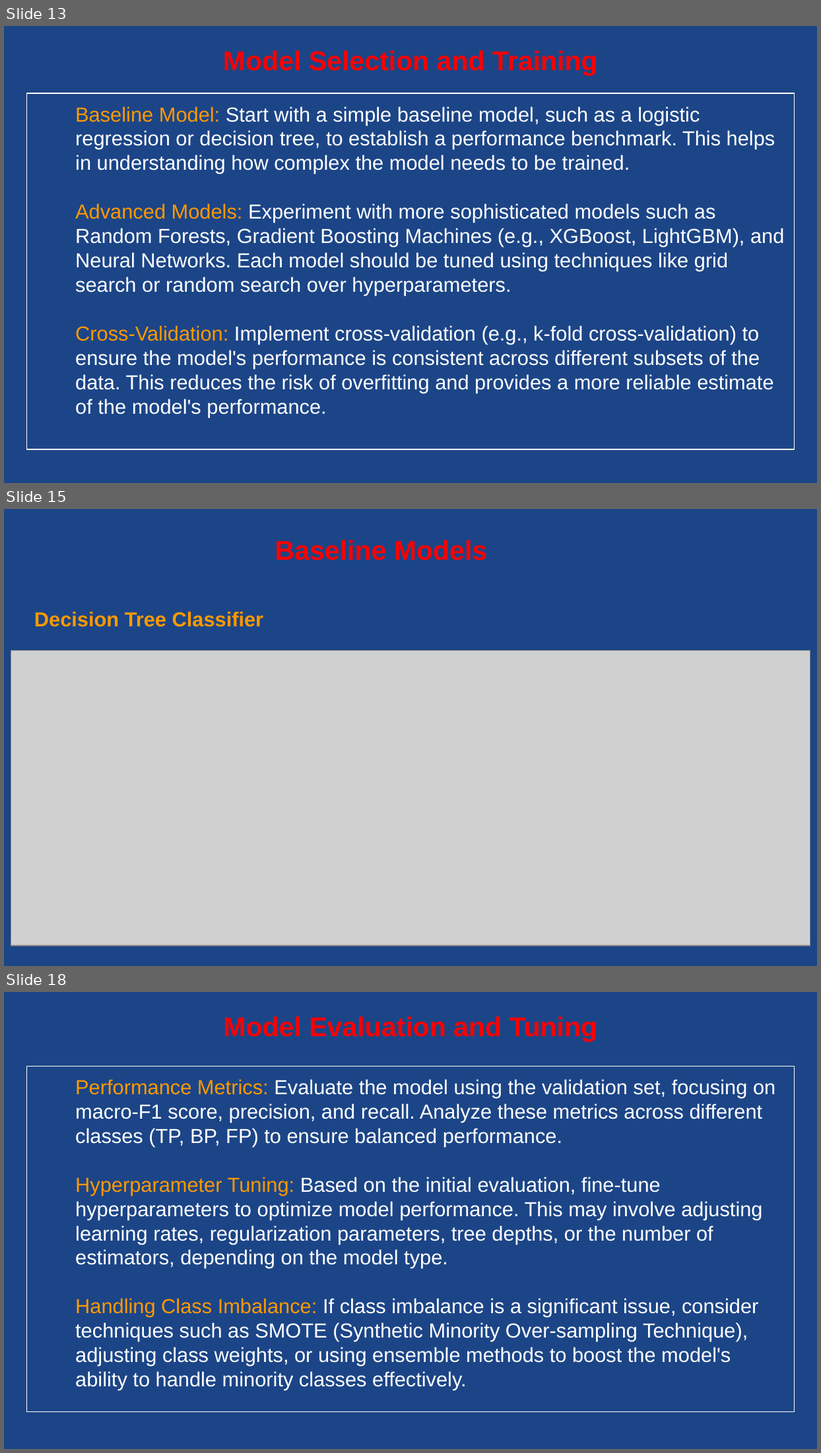
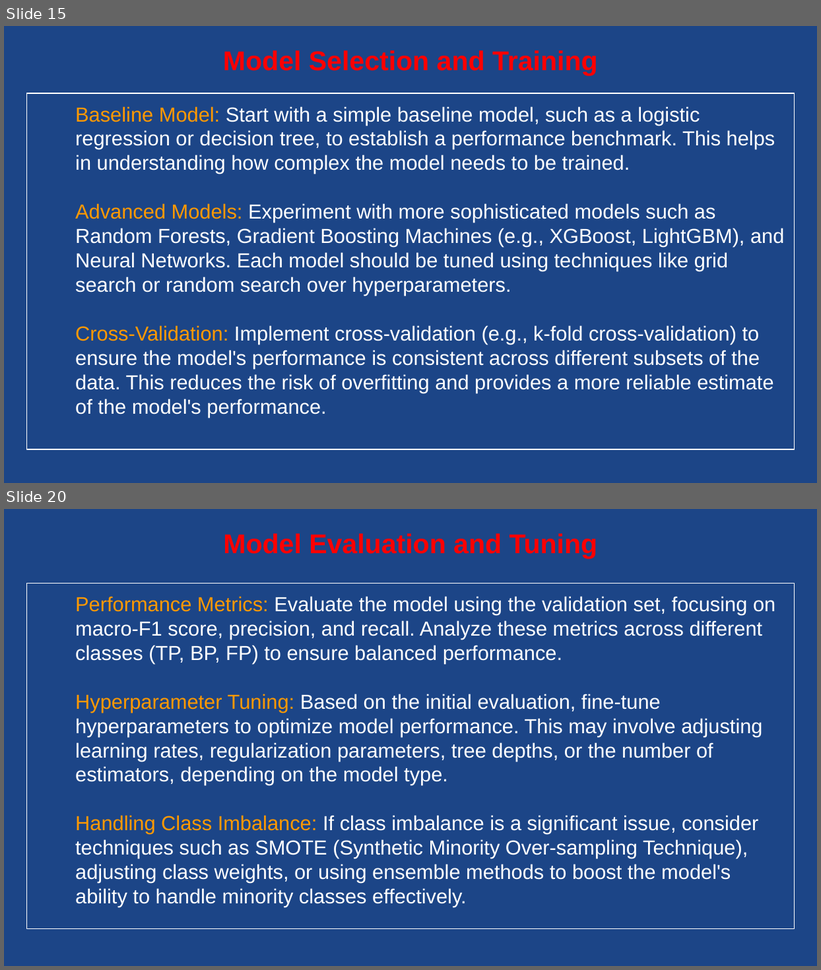
Before and after one commit to Gengatharan1/Gengatharan1-ds_microsoft_cybersecurity_analysis, a slide deck: Microsoft Cybersecurity Incident.pptx. Shown one above the other, each under a label of ours: slides 13, 15 and 18 before the commit, slides 15 and 20 after it; the slides between them are not shown. The pictures are 821x1453 and 821x970 pixels, drawn with LibreOffice and Linux fonts; fonts in the diff are those of the drawing; grey boxes stand for pictures. Boxes give left, top, right and bottom in pixels: in the first picture for what was removed or moved away, otherwise in the second. Text is boxed around its words. In the diff, an @@ line names an element or a change of style, - is before the commit and + after.

```diff
--- a/Microsoft Cybersecurity Incident.pptx
+++ b/Microsoft Cybersecurity Incident.pptx
@@ slide 15 removed at [4, 509, 817, 966], background #1C4587 @@
@@ text removed at [275, 540, 487, 560] @@
-Baseline Models
@@ title removed at [34, 611, 264, 627] @@
-Decision Tree Classifier
@@ picture removed at [11, 650, 810, 946] @@
@@ what was slide 13 is now slide 15 @@
@@ what was slide 18 is now slide 20 @@
```
Also in this commit, not shown: 3 slides changed, 6 slides added, 3 other slides removed, 3 other files.
